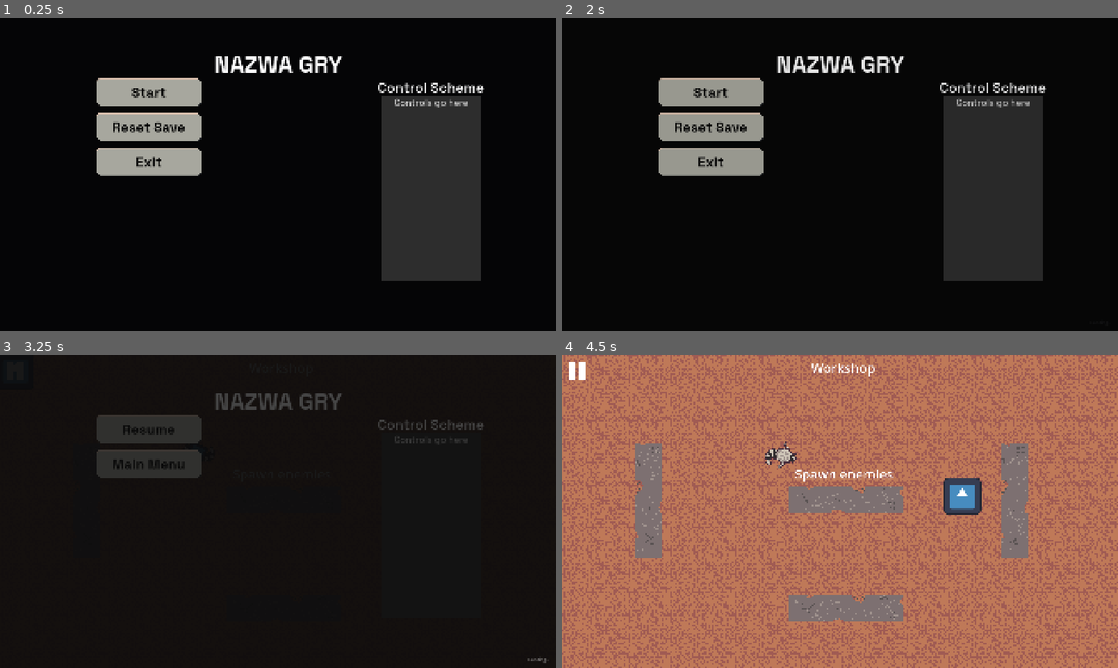
Above: before the commit, frames 1-4 (two rows, left to right).
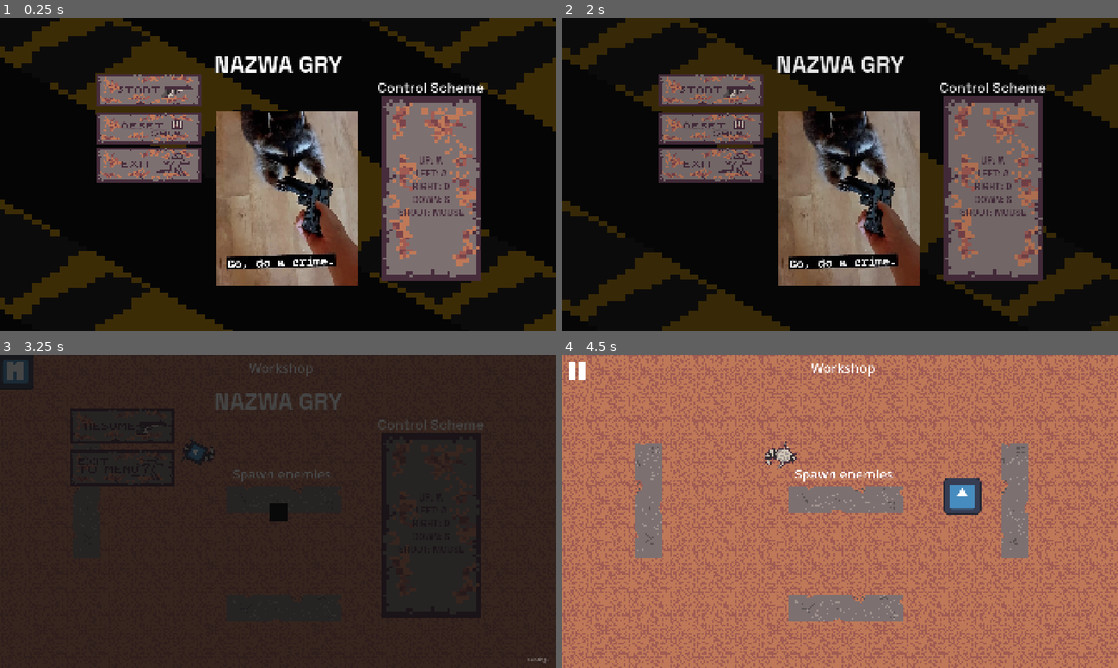
Above: after the commit, the same moments.

Repository: MagmutC3/418GC
Game: Godot game, scene res://Scenes/MainMenu/MainMenu.tscn
Same seed, same stepped clock (60 frames per second), same inputs: the game is played once before the commit and once after it. The engine's default icon, where the game draws it, is replaced by a stand-in: a white triangle on a blue panel in a dark square. Video files are missing from this copy of the repository; at most half a second of black plays in their place. Sound files missing from this copy of the repository are replaced by a short silence.
Inputs (mouse positions are in pixels of both pictures, inside the frame that each line leads up to; where the layout moved, square brackets give the same spot in the first picture):
- Up to frame 1 (0.25 s): no input
- Up to frame 2 (2 s): click (712, 127) at 0.5 s; click (739, 187) [739, 180] at 1.25 s
- Up to frame 3 (3.25 s): click (150, 426) [150, 430] at 2 s; click (16, 370) at 2.75 s
- Up to frame 4 (4.5 s): click (684, 426) [712, 430] at 3.5 s; tap Enter (ui_accept) at 4.25, 4.35 s; move the mouse to (962, 495) at 4.27 s; hold Right (ui_right) from 4.28 s (still down)

The runs differ from the first frame. In frame 1, 42% of the frame differs, in the area x 0-100%, y 0-100%; in frame 2, 40%; in frame 3, 81%; in frame 4, nothing differs.

Commit message:
menus (#14)
* menus

* parallax

Diff:
--- a/Scenes/MainMenu/MainMenu.tscn
+++ b/Scenes/MainMenu/MainMenu.tscn
@@ -1,8 +1,14 @@
-[gd_scene load_steps=9 format=3 uid="uid://dg0io0m1wcmd7"]
+[gd_scene load_steps=15 format=3 uid="uid://dg0io0m1wcmd7"]
 
 [ext_resource type="Theme" uid="uid://dhvsei0a7jp3j" path="res://GlobalTheme.tres" id="1_enjhb"]
 [ext_resource type="Script" uid="uid://lh6xedgmm6cc" path="res://Scenes/MainMenu/main_menu.gd" id="2_wgsk1"]
+[ext_resource type="Texture2D" uid="uid://cst5l3nikk368" path="res://images/interface/aeugh.png" id="3_fv0xt"]
 [ext_resource type="FontFile" uid="uid://d05yajp3iubii" path="res://fonts/SpaceGrotesk-Bold.ttf" id="4_kpx3y"]
+[ext_resource type="Texture2D" uid="uid://cwlk76wvhkr8t" path="res://images/interface/STARTBUTTON.png" id="4_vapy7"]
+[ext_resource type="Texture2D" uid="uid://4eybmh3oaq4y" path="res://images/interface/resetBUTTON.png" id="5_8qovt"]
+[ext_resource type="Texture2D" uid="uid://cqjdi5y5c56sm" path="res://images/interface/exitBUTTON.png" id="6_0hjx5"]
+[ext_resource type="Texture2D" uid="uid://oun2ubeh023h" path="res://images/interface/BOX.png" id="7_8qovt"]
+[ext_resource type="Texture2D" uid="uid://c72r7at7myoaa" path="res://images/interface/crime.jpg" id="8_0hjx5"]
 
 [sub_resource type="Animation" id="Animation_rhvpn"]
 length = 0.001
@@ -123,6 +129,28 @@
 mouse_filter = 1
 color = Color(0, 0, 0, 0.752941)
 
+[node name="TextureRect" type="ParallaxBackground" parent="Shadow"]
+scroll_ignore_camera_zoom = true
+metadata/_edit_use_anchors_ = true
+
+[node name="TextureRect" type="Parallax2D" parent="Shadow/TextureRect"]
+texture_filter = 1
+repeat_size = Vector2(1483.87, 868.095)
+autoscroll = Vector2(50, 20)
+repeat_times = 3
+
+[node name="TextureRect" type="TextureRect" parent="Shadow/TextureRect/TextureRect"]
+anchors_preset = 15
+anchor_right = 1.0
+anchor_bottom = 1.0
+offset_left = -32.0
+offset_top = -32.0
+offset_right = 1993.0
+offset_bottom = 1125.0
+grow_horizontal = 2
+grow_vertical = 2
+texture = ExtResource("3_fv0xt")
+
 [node name="CardControl" type="Control" parent="."]
 layout_mode = 1
 anchors_preset = 15
@@ -165,62 +193,79 @@
 text = "Control Scheme"
 horizontal_alignment = 1
 
-[node name="StartButton" type="Button" parent="CardControl/Card"]
-layout_mode = 0
+[node name="StartButton" type="TextureButton" parent="CardControl/Card"]
+texture_filter = 1
+layout_mode = 1
+anchors_preset = -1
+anchor_top = -0.018518519
 offset_left = 200.0
 offset_top = 100.0
 offset_right = 566.0
 offset_bottom = 196.0
 mouse_default_cursor_shape = 2
-theme_override_colors/font_color = Color(0, 0, 0, 1)
-theme_override_font_sizes/font_size = 48
 shortcut = SubResource("Shortcut_ui17c")
 shortcut_in_tooltip = false
-text = "Start"
-
-[node name="ResetSaveButton" type="Button" parent="CardControl/Card"]
+texture_normal = ExtResource("4_vapy7")
+stretch_mode = 0
+
+[node name="ResetSaveButton" type="TextureButton" parent="CardControl/Card"]
+texture_filter = 1
 layout_mode = 0
 offset_left = 200.0
 offset_top = 220.0
 offset_right = 566.0
-offset_bottom = 316.0
+offset_bottom = 325.0
 mouse_default_cursor_shape = 2
-theme_override_colors/font_color = Color(0, 0, 0, 1)
-theme_override_font_sizes/font_size = 48
 shortcut = SubResource("Shortcut_ui17c")
 shortcut_in_tooltip = false
-text = "Reset Save"
-
-[node name="ExitButton" type="Button" parent="CardControl/Card"]
+texture_normal = ExtResource("5_8qovt")
+stretch_mode = 0
+
+[node name="ExitButton" type="TextureButton" parent="CardControl/Card"]
+texture_filter = 1
 layout_mode = 0
 offset_left = 200.0
 offset_top = 340.0
 offset_right = 566.0
-offset_bottom = 436.0
+offset_bottom = 457.0
 mouse_default_cursor_shape = 2
-theme_override_colors/font_color = Color(0, 0, 0, 1)
-theme_override_font_sizes/font_size = 48
 shortcut = SubResource("Shortcut_ui17c")
 shortcut_in_tooltip = false
-text = "Exit
-"
-
-[node name="ColorRect" type="ColorRect" parent="CardControl/Card"]
+texture_normal = ExtResource("6_0hjx5")
+stretch_mode = 0
+
+[node name="ColorRect" type="TextureRect" parent="CardControl/Card"]
+texture_filter = 1
 layout_mode = 0
 offset_left = 1183.0
 offset_top = 163.0
 offset_right = 1533.0
 offset_bottom = 796.0
-color = Color(0.17641911, 0.17641908, 0.17641908, 1)
+texture = ExtResource("7_8qovt")
 
 [node name="Label" type="Label" parent="CardControl/Card/ColorRect"]
 layout_mode = 0
 offset_right = 350.0
-offset_bottom = 42.0
-theme_override_colors/font_color = Color(0.78775924, 0.78775924, 0.78775924, 1)
-text = "Controls go here"
+offset_bottom = 621.0
+theme_override_colors/font_color = Color(0.2784314, 0.1764706, 0.23529412, 1)
+text = "UP: W
+LEFT: A
+RIGHT: D
+DOWN: S
+SHOOT: MOUSE"
 horizontal_alignment = 1
 vertical_alignment = 1
+
+[node name="TextureRect" type="TextureRect" parent="."]
+texture_filter = 4
+layout_mode = 0
+offset_left = 690.0
+offset_top = 323.0
+offset_right = 1292.0
+offset_bottom = 925.0
+texture = ExtResource("8_0hjx5")
+expand_mode = 2
+stretch_mode = 5
 
 [connection signal="pressed" from="CardControl/Card/StartButton" to="." method="_on_start_button_pressed"]
 [connection signal="pressed" from="CardControl/Card/ResetSaveButton" to="." method="_on_reset_save_button_pressed"]
--- a/Scenes/PauseMenu/PauseMenu.tscn
+++ b/Scenes/PauseMenu/PauseMenu.tscn
@@ -1,8 +1,12 @@
-[gd_scene load_steps=9 format=3 uid="uid://c1tqw0hrlac5g"]
+[gd_scene load_steps=13 format=3 uid="uid://c1tqw0hrlac5g"]
 
 [ext_resource type="Theme" uid="uid://dhvsei0a7jp3j" path="res://GlobalTheme.tres" id="1_cny2t"]
 [ext_resource type="Script" uid="uid://3nlu8vj8im1i" path="res://Scenes/PauseMenu/pause_menu.gd" id="2_hi1ku"]
+[ext_resource type="VideoStream" uid="uid://cxk1lcaqjij0x" path="res://images/interface/cottoncandy.ogv" id="3_blrd7"]
+[ext_resource type="Texture2D" uid="uid://oun2ubeh023h" path="res://images/interface/BOX.png" id="4_82qyg"]
+[ext_resource type="Texture2D" uid="uid://nqtswnk7q4tm" path="res://images/interface/reumeBUTTON.png" id="4_ifvnd"]
 [ext_resource type="FontFile" uid="uid://d05yajp3iubii" path="res://fonts/SpaceGrotesk-Bold.ttf" id="4_r07j0"]
+[ext_resource type="Texture2D" uid="uid://c2gyyjdd5xd0g" path="res://images/interface/menuexitBUTTON.png" id="5_456hk"]
 
 [sub_resource type="Animation" id="Animation_rhvpn"]
 length = 0.001
@@ -33,7 +37,7 @@
 tracks/2/type = "value"
 tracks/2/imported = false
 tracks/2/enabled = true
-tracks/2/path = NodePath("Shadow:modulate")
+tracks/2/path = NodePath("AspectRatioContainer/Shadow:modulate")
 tracks/2/interp = 1
 tracks/2/loop_wrap = true
 tracks/2/keys = {
@@ -74,7 +78,7 @@
 tracks/2/type = "value"
 tracks/2/imported = false
 tracks/2/enabled = true
-tracks/2/path = NodePath("Shadow:modulate")
+tracks/2/path = NodePath("AspectRatioContainer/Shadow:modulate")
 tracks/2/interp = 1
 tracks/2/loop_wrap = true
 tracks/2/keys = {
@@ -108,20 +112,28 @@
 theme = ExtResource("1_cny2t")
 script = ExtResource("2_hi1ku")
 
+[node name="AspectRatioContainer" type="AspectRatioContainer" parent="."]
+layout_mode = 1
+anchors_preset = -1
+anchor_right = 1.0
+anchor_bottom = 1.0
+offset_right = 9.0
+offset_bottom = 10.0
+
+[node name="Shadow" type="VideoStreamPlayer" parent="AspectRatioContainer"]
+process_mode = 2
+texture_filter = 1
+layout_mode = 2
+size_flags_horizontal = 4
+size_flags_vertical = 4
+stream = ExtResource("3_blrd7")
+loop = true
+metadata/_edit_use_anchors_ = true
+
 [node name="AnimationPlayer" type="AnimationPlayer" parent="."]
 libraries = {
 &"": SubResource("AnimationLibrary_pa7jw")
 }
-
-[node name="Shadow" type="ColorRect" parent="."]
-layout_mode = 1
-anchors_preset = 15
-anchor_right = 1.0
-anchor_bottom = 1.0
-grow_horizontal = 2
-grow_vertical = 2
-mouse_filter = 1
-color = Color(0, 0, 0, 0.752941)
 
 [node name="CardControl" type="Control" parent="."]
 layout_mode = 1
@@ -165,52 +177,55 @@
 text = "Control Scheme"
 horizontal_alignment = 1
 
-[node name="ResumeButton" type="Button" parent="CardControl/Card"]
-layout_mode = 0
-offset_left = 200.0
-offset_top = 100.0
-offset_right = 566.0
+[node name="ResumeButton" type="TextureButton" parent="CardControl/Card"]
+texture_filter = 1
+layout_mode = 0
+offset_left = 109.0
+offset_top = 77.0
+offset_right = 475.0
 offset_bottom = 196.0
 mouse_default_cursor_shape = 2
-theme_override_colors/font_color = Color(0, 0, 0, 1)
-theme_override_font_sizes/font_size = 48
 shortcut = SubResource("Shortcut_ui17c")
 shortcut_in_tooltip = false
-text = "Resume
-"
-
-[node name="MainMenuButton" type="Button" parent="CardControl/Card"]
-layout_mode = 0
-offset_left = 200.0
+texture_normal = ExtResource("4_ifvnd")
+stretch_mode = 0
+
+[node name="MainMenuButton" type="TextureButton" parent="CardControl/Card"]
+texture_filter = 1
+layout_mode = 0
+offset_left = 109.0
 offset_top = 220.0
-offset_right = 566.0
-offset_bottom = 316.0
+offset_right = 475.0
+offset_bottom = 343.0
 mouse_default_cursor_shape = 2
-theme_override_colors/font_color = Color(0, 0, 0, 1)
-theme_override_font_sizes/font_size = 48
 shortcut = SubResource("Shortcut_ui17c")
 shortcut_in_tooltip = false
-text = "Main Menu
-"
-
-[node name="ColorRect" type="ColorRect" parent="CardControl/Card"]
+texture_normal = ExtResource("5_456hk")
+stretch_mode = 0
+
+[node name="ColorRect2" type="TextureRect" parent="CardControl/Card"]
+texture_filter = 1
 layout_mode = 0
 offset_left = 1183.0
 offset_top = 163.0
 offset_right = 1533.0
 offset_bottom = 796.0
-color = Color(0.17641911, 0.17641908, 0.17641908, 1)
-
-[node name="Label" type="Label" parent="CardControl/Card/ColorRect"]
+texture = ExtResource("4_82qyg")
+
+[node name="Label" type="Label" parent="CardControl/Card/ColorRect2"]
 layout_mode = 0
 offset_right = 350.0
-offset_bottom = 42.0
-theme_override_colors/font_color = Color(0.78775924, 0.78775924, 0.78775924, 1)
-text = "Controls go here"
+offset_bottom = 621.0
+theme_override_colors/font_color = Color(0.2784314, 0.1764706, 0.23529412, 1)
+text = "UP: W
+LEFT: A
+RIGHT: D
+DOWN: S
+SHOOT: MOUSE"
 horizontal_alignment = 1
 vertical_alignment = 1
 
+[connection signal="pressed" from="CardControl/Card/ResumeButton" to="." method="_on_resume_button_pressed"]
 [connection signal="pressed" from="CardControl/Card/ResumeButton" to="." method="_on_start_button_pressed"]
-[connection signal="pressed" from="CardControl/Card/ResumeButton" to="." method="_on_resume_button_pressed"]
+[connection signal="pressed" from="CardControl/Card/MainMenuButton" to="." method="_on_main_menu_button_pressed"]
 [connection signal="pressed" from="CardControl/Card/MainMenuButton" to="." method="_on_exit_button_pressed"]
-[connection signal="pressed" from="CardControl/Card/MainMenuButton" to="." method="_on_main_menu_button_pressed"]
--- a/Scenes/PauseMenu/pause_menu.gd
+++ b/Scenes/PauseMenu/pause_menu.gd
@@ -1,7 +1,7 @@
 extends Control
 
 var showing: bool = false
-
+@onready var video_player = $AspectRatioContainer/Shadow
 func _ready():
 	add_to_group("PAUSE_MENU")
 
@@ -12,11 +12,14 @@
 		get_tree().paused = true
 		showing = true
 		AudioManager.Music.enable_low_pass()
+		video_player.stop()
+		video_player.play()
 	else:
 		hide()
 		get_tree().paused = false
 		showing = false
 		AudioManager.Music.disable_low_pass()
+		video_player.stop()
 
 
 func _on_resume_button_pressed() -> void:
--- a/Scenes/ResetSave/ResetSave.tscn
+++ b/Scenes/ResetSave/ResetSave.tscn
@@ -1,14 +1,23 @@
-[gd_scene load_steps=6 format=3 uid="uid://dg7p1so24iya4"]
+[gd_scene load_steps=11 format=3 uid="uid://dg7p1so24iya4"]
 
 [ext_resource type="Theme" uid="uid://dhvsei0a7jp3j" path="res://GlobalTheme.tres" id="1_j05i3"]
 [ext_resource type="Script" uid="uid://cheoqdbh6ga8g" path="res://Scenes/ResetSave/reset_save.gd" id="1_r0y5w"]
 [ext_resource type="FontFile" uid="uid://d05yajp3iubii" path="res://fonts/SpaceGrotesk-Bold.ttf" id="2_r0y5w"]
+[ext_resource type="Texture2D" uid="uid://4eybmh3oaq4y" path="res://images/interface/resetBUTTON.png" id="4_qobfu"]
+[ext_resource type="Texture2D" uid="uid://84evs8mnxc5d" path="res://images/interface/nahButton.png" id="5_p0g45"]
+[ext_resource type="Texture2D" uid="uid://cst5l3nikk368" path="res://images/interface/aeugh.png" id="6_hl144"]
 
 [sub_resource type="InputEventAction" id="InputEventAction_dwmcf"]
 action = &"ui_accept"
 
+[sub_resource type="Shortcut" id="Shortcut_p0g45"]
+events = [SubResource("InputEventAction_dwmcf")]
+
+[sub_resource type="InputEventAction" id="InputEventAction_hl144"]
+action = &"ui_accept"
+
 [sub_resource type="Shortcut" id="Shortcut_6mbc3"]
-events = [SubResource("InputEventAction_dwmcf")]
+events = [SubResource("InputEventAction_hl144")]
 
 [node name="ResetSave" type="Control"]
 layout_mode = 3
@@ -18,6 +27,39 @@
 grow_horizontal = 2
 grow_vertical = 2
 script = ExtResource("1_r0y5w")
+
+[node name="Shadow" type="ColorRect" parent="."]
+layout_mode = 1
+anchors_preset = 15
+anchor_right = 1.0
+anchor_bottom = 1.0
+grow_horizontal = 2
+grow_vertical = 2
+mouse_filter = 1
+color = Color(0, 0, 0, 0.7529412)
+
+[node name="TextureRect" type="ParallaxBackground" parent="Shadow"]
+scroll_ignore_camera_zoom = true
+metadata/_edit_use_anchors_ = true
+
+[node name="TextureRect" type="Parallax2D" parent="Shadow/TextureRect"]
+texture_filter = 1
+repeat_size = Vector2(1483.87, 868.095)
+autoscroll = Vector2(50, 20)
+repeat_times = 3
+
+[node name="TextureRect" type="TextureRect" parent="Shadow/TextureRect/TextureRect"]
+anchors_preset = 15
+anchor_right = 1.0
+anchor_bottom = 1.0
+offset_left = -32.0
+offset_top = -32.0
+offset_right = 1993.0
+offset_bottom = 1125.0
+grow_horizontal = 2
+grow_vertical = 2
+texture = ExtResource("6_hl144")
+metadata/_edit_use_anchors_ = true
 
 [node name="CardControl" type="Control" parent="."]
 layout_mode = 1
@@ -29,10 +71,10 @@
 
 [node name="Card" type="TextureRect" parent="CardControl"]
 layout_mode = 0
-offset_left = 131.0
-offset_top = 109.0
-offset_right = 1780.0
-offset_bottom = 973.0
+offset_left = 82.0
+offset_top = 140.0
+offset_right = 1731.0
+offset_bottom = 1004.0
 expand_mode = 1
 stretch_mode = 5
 
@@ -50,43 +92,31 @@
 text = "DO YOU WANT TO RESET THE GAME?"
 horizontal_alignment = 1
 
-[node name="ExtraText" type="Label" parent="CardControl/Card"]
+[node name="ResetButton" type="TextureButton" parent="CardControl/Card"]
+texture_filter = 1
 layout_mode = 0
-offset_left = 1173.0
-offset_top = 100.0
-offset_right = 1541.0
-offset_bottom = 206.0
-theme = ExtResource("1_j05i3")
-theme_override_font_sizes/font_size = 48
-text = "Control Scheme"
-horizontal_alignment = 1
+offset_left = 350.0
+offset_top = 390.0
+offset_right = 729.0
+offset_bottom = 506.0
+mouse_default_cursor_shape = 2
+shortcut = SubResource("Shortcut_p0g45")
+shortcut_in_tooltip = false
+texture_normal = ExtResource("4_qobfu")
+stretch_mode = 0
 
-[node name="ResetButton" type="Button" parent="CardControl/Card"]
+[node name="CancelButton" type="TextureButton" parent="CardControl/Card"]
+texture_filter = 1
 layout_mode = 0
-offset_left = 300.0
-offset_top = 400.0
-offset_right = 666.0
-offset_bottom = 496.0
+offset_left = 918.0
+offset_top = 390.0
+offset_right = 1275.2195
+offset_bottom = 506.0
 mouse_default_cursor_shape = 2
-theme_override_colors/font_color = Color(1, 1, 1, 1)
-theme_override_font_sizes/font_size = 48
 shortcut = SubResource("Shortcut_6mbc3")
 shortcut_in_tooltip = false
-text = "Reset"
-
-[node name="CancelButton" type="Button" parent="CardControl/Card"]
-layout_mode = 0
-offset_left = 897.0
-offset_top = 400.0
-offset_right = 1263.0
-offset_bottom = 496.0
-mouse_default_cursor_shape = 2
-theme_override_colors/font_color = Color(1, 1, 1, 1)
-theme_override_font_sizes/font_size = 48
-shortcut = SubResource("Shortcut_6mbc3")
-shortcut_in_tooltip = false
-text = "Cancel
-"
+texture_normal = ExtResource("5_p0g45")
+stretch_mode = 0
 
 [connection signal="pressed" from="CardControl/Card/ResetButton" to="." method="_on_reset_button_pressed"]
 [connection signal="pressed" from="CardControl/Card/CancelButton" to="." method="_on_cancel_button_pressed"]
Binary file added: images/interface/BOX.png
Not shown, added: images/interface/BOX.png.import
Binary file added: images/interface/STARTBUTTON.png
Not shown, added: images/interface/STARTBUTTON.png.import
Binary file added: images/interface/aeugh.png
Not shown, added: images/interface/aeugh.png.import
Not shown, added: images/interface/cottoncandy.ogv.uid
Binary file added: images/interface/crime.jpg
Not shown, added: images/interface/crime.jpg.import
Binary file added: images/interface/exitBUTTON.png
Not shown, added: images/interface/exitBUTTON.png.import
Binary file added: images/interface/menuexitBUTTON.png
(and 9 more such lines)
